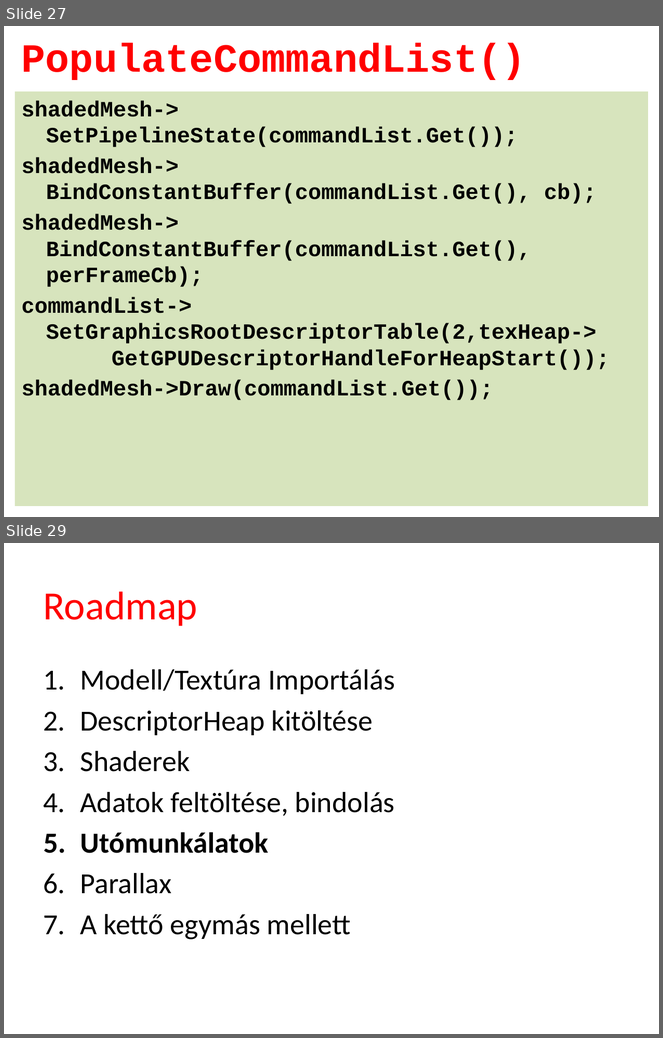
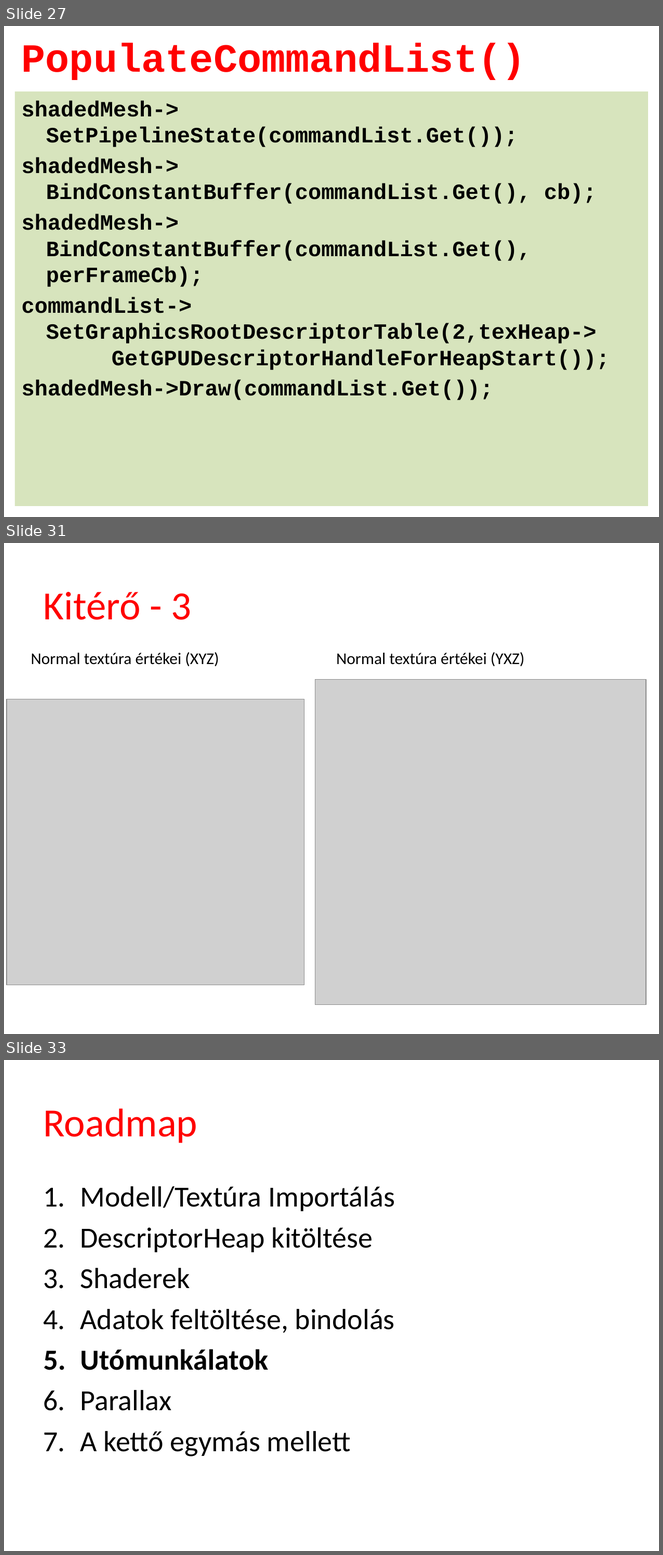
Before and after one commit to tyekx/dx12, a slide deck: Slides/ggl005-Bump.pptx. Shown one above the other, each under a label of ours: slides 27 and 29 before the commit, slides 27, 31 and 33 after it; the slides between them are not shown. The pictures are 663x1038 and 663x1555 pixels, drawn with LibreOffice and Linux fonts; fonts in the diff are those of the drawing; grey boxes stand for pictures; background and template pictures are left out. Boxes give left, top, right and bottom in pixels: in the first picture for what was removed or moved away, otherwise in the second. Text is boxed around its words. In the diff, an @@ line names an element or a change of style, - is before the commit and + after.

Commit message:
working normal mapping

```diff
--- a/Slides/ggl005-Bump.pptx
+++ b/Slides/ggl005-Bump.pptx
@@ slide 31 added at (4, 543, 659, 1034), background #FFFFFF @@
@@ title added at (44, 592, 191, 620), 44 pt, text #FF0000 @@
+Kitérő - 3
@@ text added at (31, 652, 219, 666), 18 pt, text #000000 @@
+Normal textúra értékei (XYZ)
@@ text added at (336, 652, 525, 666), 18 pt, text #000000 @@
+Normal textúra értékei (YXZ)
@@ picture added at (315, 679, 646, 1005) @@
@@ picture added at (7, 700, 304, 986) @@
@@ what was slide 29 is now slide 33 @@
```
Also in this commit, not shown: 6 slides changed, 11 other slides added, 21 other files.
